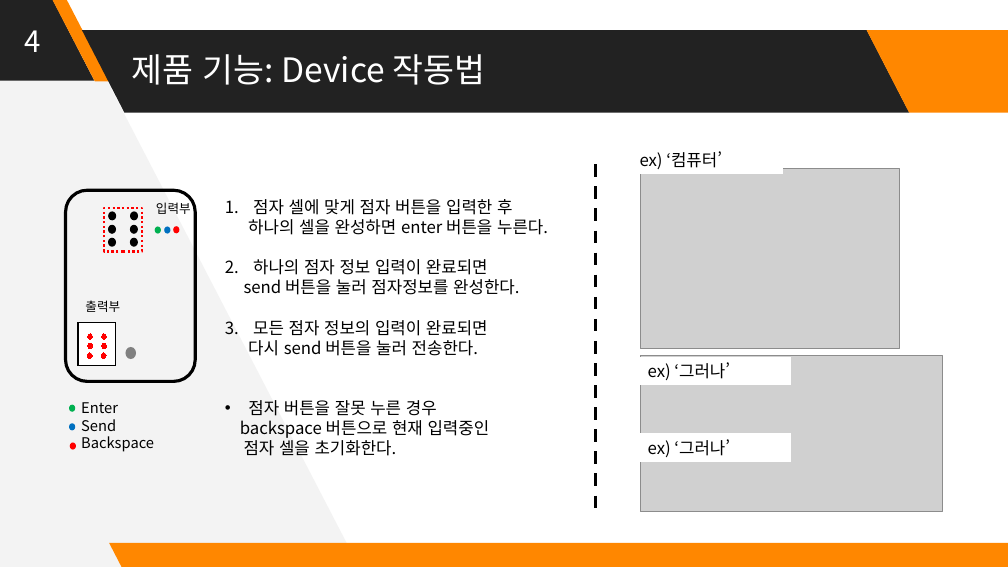
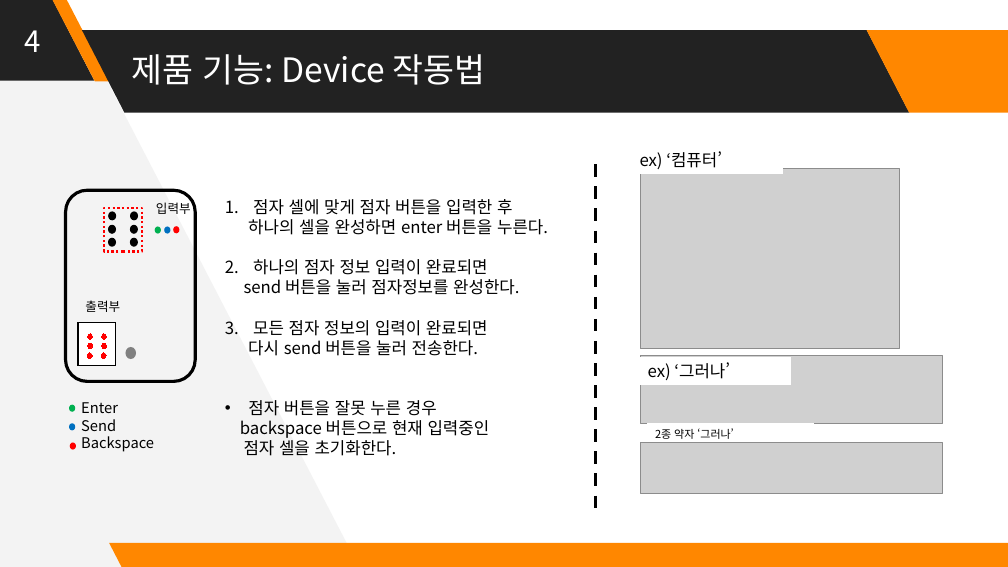
Before and after one commit to Huffon/2019_Capstone_bee, a slide deck: slide 4 of docs/8_Final Presentation Panel.pptx. Drawn at 1008x567 pixels with LibreOffice and Linux fonts; fonts in the diff are those of the drawing; grey boxes stand for pictures. Boxes give left, top, right and bottom in pixels: in the first picture for what was removed or moved away, otherwise in the second. Text is boxed around its words. In the diff, an @@ line names an element or a change of style, - is before the commit and + after.

```diff
--- a/docs/8_Final Presentation Panel.pptx
+++ b/docs/8_Final Presentation Panel.pptx
@@ picture: place and size @@
-picture at bbox=[640, 355, 943, 511]
+picture at bbox=[640, 355, 943, 423]
@@ picture added at bbox=[640, 442, 943, 494] @@
@@ rectangle "2종 약자 ‘그러나’": place and size @@
-rectangle "2종 약자 ‘그러나’" at bbox=[640, 434, 791, 462]
+rectangle "2종 약자 ‘그러나’" at bbox=[648, 423, 814, 445]
@@ text in rectangle at bbox=[655, 428, 733, 439]: text changed; size 16 to 10.5 pt @@
-ex) ‘그러나’
+2종 약자 ‘그러나’
```
Also in this commit, not shown: 4 other slides changed, 1 other file.
